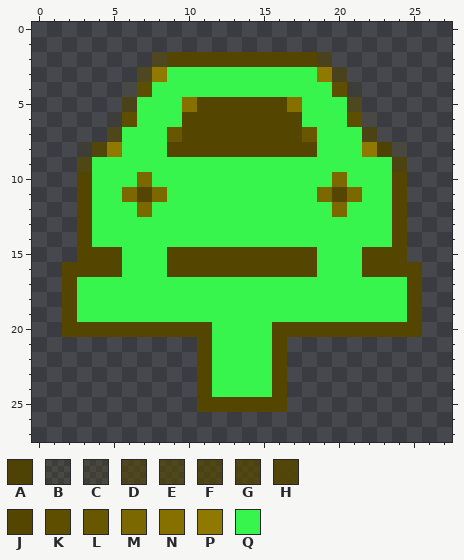
Two states of a pixel-art sprite, Shop_Locator/shopGreen.png. Above is the file before it was changed.
The file is 28x28 pixels. Pixels under 10% opacity are left out. Colours within 5 levels of each other are drawn and written as one.
Palette (. is transparent): A #4f4200ef  B #54460020  C #54460030  D #5446008f  E #5446009f  F #544600af  G #544600bf  H #544600df  J #544600  K #5e4e00  L #685700  M #7c6800  N #867000  P #907900  Q #38f54e
Pixels before, first column x 2:
 2 ......DJJJJJJJJJJD......
 3 .....DPQQQQQQQQQQPD.....
 4 ....BKQQQQQQQQQQQQKB....
 5 ....EQQQNJJJJJJNQQQE....
 6 ...BKQQQJJJJJJJJQQQKB...
 7 ...FQQQLJJJJJJJJLQQQF...
 8 .CHPQQQJJJJJJJJJJQQQPAC.
 9 .GQQQQQQQQQQQQQQQQQQQQG.
10 .JQQQMQQQQQQQQQQQQMQQQJ.
11 .JQQMJMQQQQQQQQQQMJMQQJ.
12 .JQQQMQQQQQQQQQQQQMQQQJ.
13 .JQQQQQQQQQQQQQQQQQQQQJ.
14 .JQQQQQQQQQQQQQQQQQQQQJ.
15 .JJJQQQJJJJJJJJJJQQQJJJ.
16 JJJJQQQJJJJJJJJJJQQQJJJJ
17 JQQQQQQQQQQQQQQQQQQQQQQJ
18 JQQQQQQQQQQQQQQQQQQQQQQJ
19 JQQQQQQQQQQQQQQQQQQQQQQJ
20 JJJJJJJJJJQQQQJJJJJJJJJJ
21 .........JQQQQJ.........
22 .........JQQQQJ.........
23 .........JQQQQJ.........
24 .........JQQQQJ.........
25 .........JJJJJJ.........
Once edited:
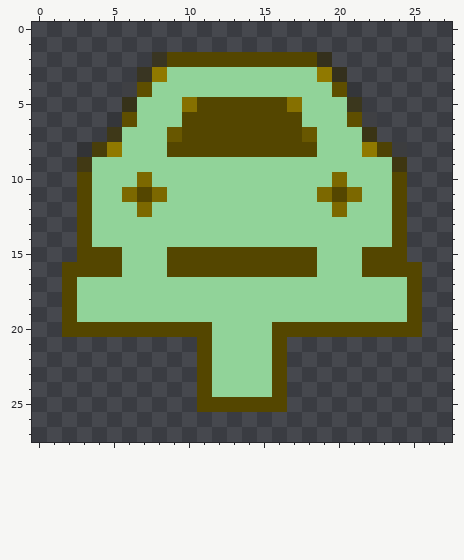
Change:
Colour B changes from #54460020 to #0b090020.
Colour C changes from #54460030 to #100d0030.
Colour D changes from #5446008f to #2f27008f.
Colour E changes from #5446009f to #342c009f.
Colour F changes from #544600af to #3a3000af.
Colour G changes from #544600bf to #3f3400bf.
Colour H changes from #544600df to #493d00df.
Colour Q changes from #38f54e to #91d399.
